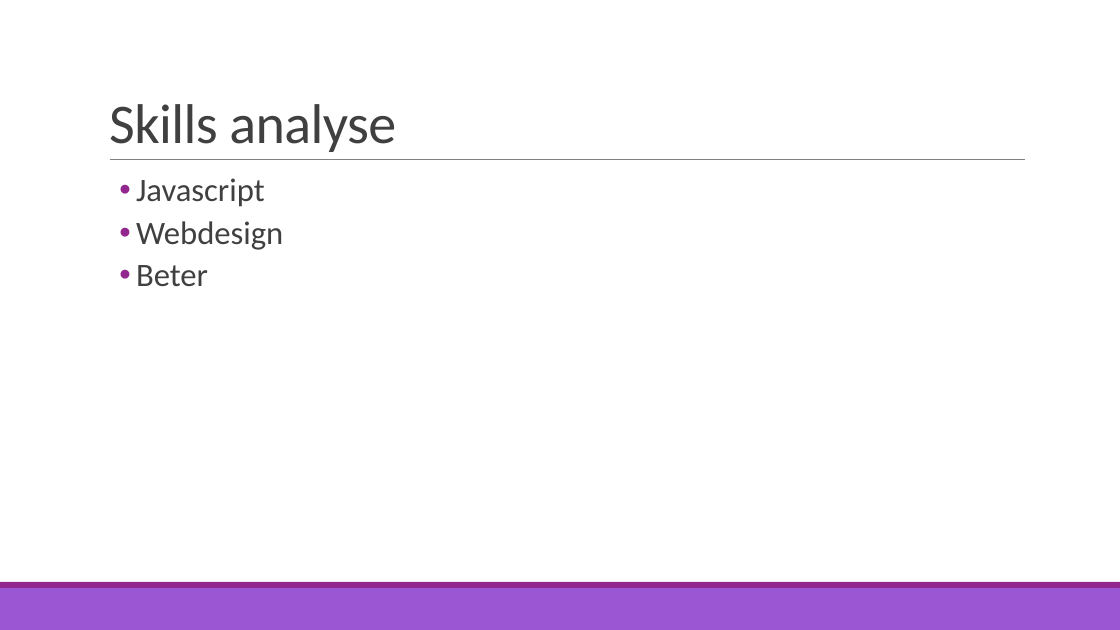
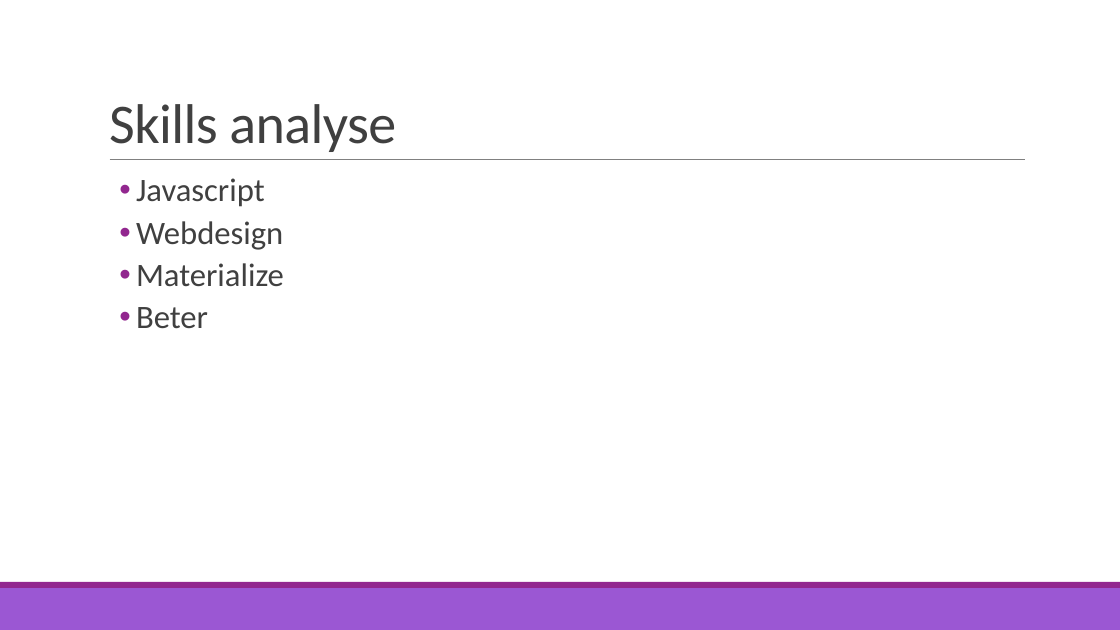
Before and after one commit to PimClem/WebsiteGallerij, a slide deck: slide 6 of prof.pptx. Drawn at 1120x630 pixels with LibreOffice and Linux fonts; fonts in the diff are those of the drawing. Boxes give left, top, right and bottom in pixels: in the first picture for what was removed or moved away, otherwise in the second. Text is boxed around its words. In the diff, an @@ line names an element or a change of style, - is before the commit and + after.

Commit message:
final1

```diff
--- a/prof.pptx
+++ b/prof.pptx
@@ text at <box>136,263,284,286</box>: paragraph added @@
+  • Materialize
```
Also in this commit, not shown: 1 other slide changed.
